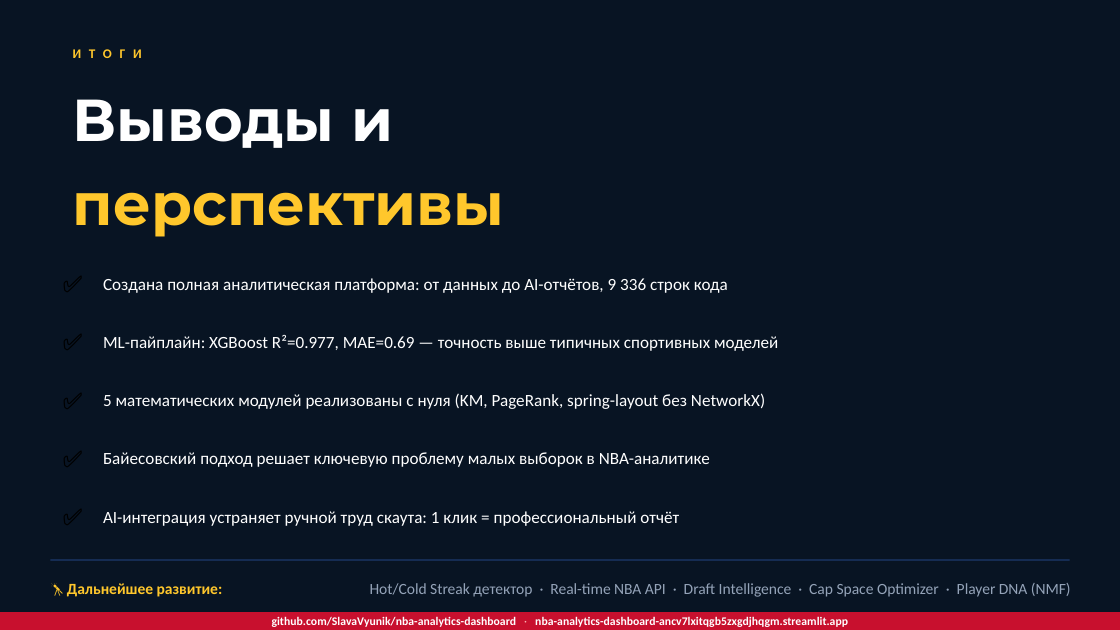
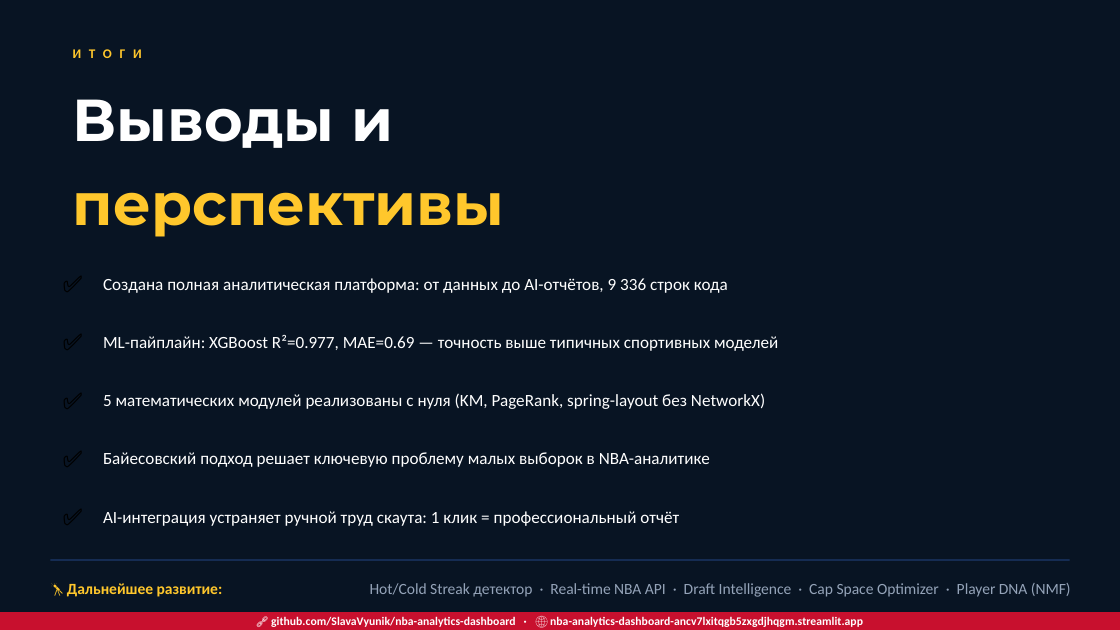
Before and after one commit to SlavaVyunik/nba-analytics-dashboard, a slide deck: slide 30 of NBA_Analytics_Presentation_FULL.pptx. Drawn at 1120x630 pixels with LibreOffice and Linux fonts; fonts in the diff are those of the drawing. Boxes give left, top, right and bottom in pixels: in the first picture for what was removed or moved away, otherwise in the second. Text is boxed around its words. In the diff, an @@ line names an element or a change of style, - is before the commit and + after.

```diff
--- a/NBA_Analytics_Presentation_FULL.pptx
+++ b/NBA_Analytics_Presentation_FULL.pptx
@@ text at (271, 616, 863, 627): text changed @@
-github.com/SlavaVyunik/nba-analytics-dashboard · nba-analytics-dashboard-ancv7lxitqgb5zxgdjhqgm.streamlit.app
+🔗 github.com/SlavaVyunik/nba-analytics-dashboard · 🌐 nba-analytics-dashboard-ancv7lxitqgb5zxgdjhqgm.streamlit.app
```
Also in this commit, not shown: 1 other slide changed.
